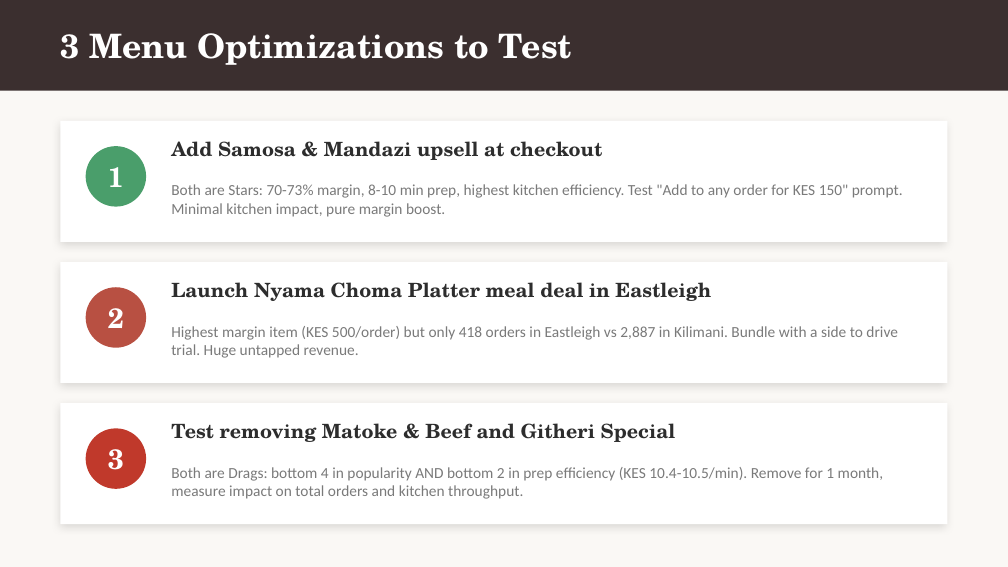
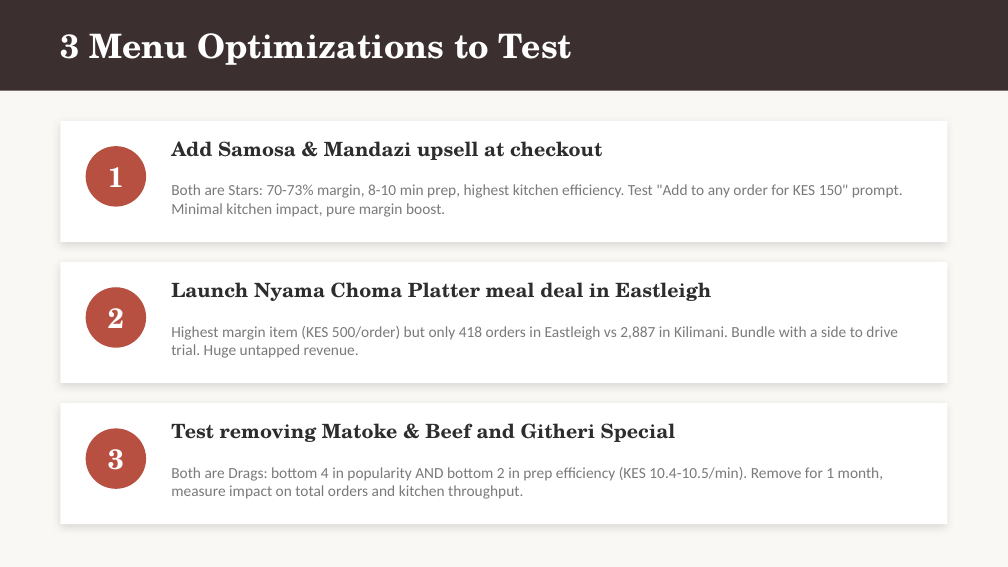
Before and after one commit to Diana-Injelwa/Quickbites-Case-Study, a slide deck: slide 9 of Quickbites Analysis.pptx. Drawn at 1008x567 pixels with LibreOffice and Linux fonts; fonts in the diff are those of the drawing. Boxes give left, top, right and bottom in pixels: in the first picture for what was removed or moved away, otherwise in the second. Text is boxed around its words. In the diff, an @@ line names an element or a change of style, - is before the commit and + after.

```diff
--- a/Quickbites Analysis.pptx
+++ b/Quickbites Analysis.pptx
@@ ellipse at [86, 146, 146, 207]: fill #4A9E6B to #B85042 @@
@@ ellipse at [86, 428, 146, 489]: fill #C0392B to #B85042 @@
```
Also in this commit, not shown: 7 other slides changed, 1 slide removed, 1 other file.
